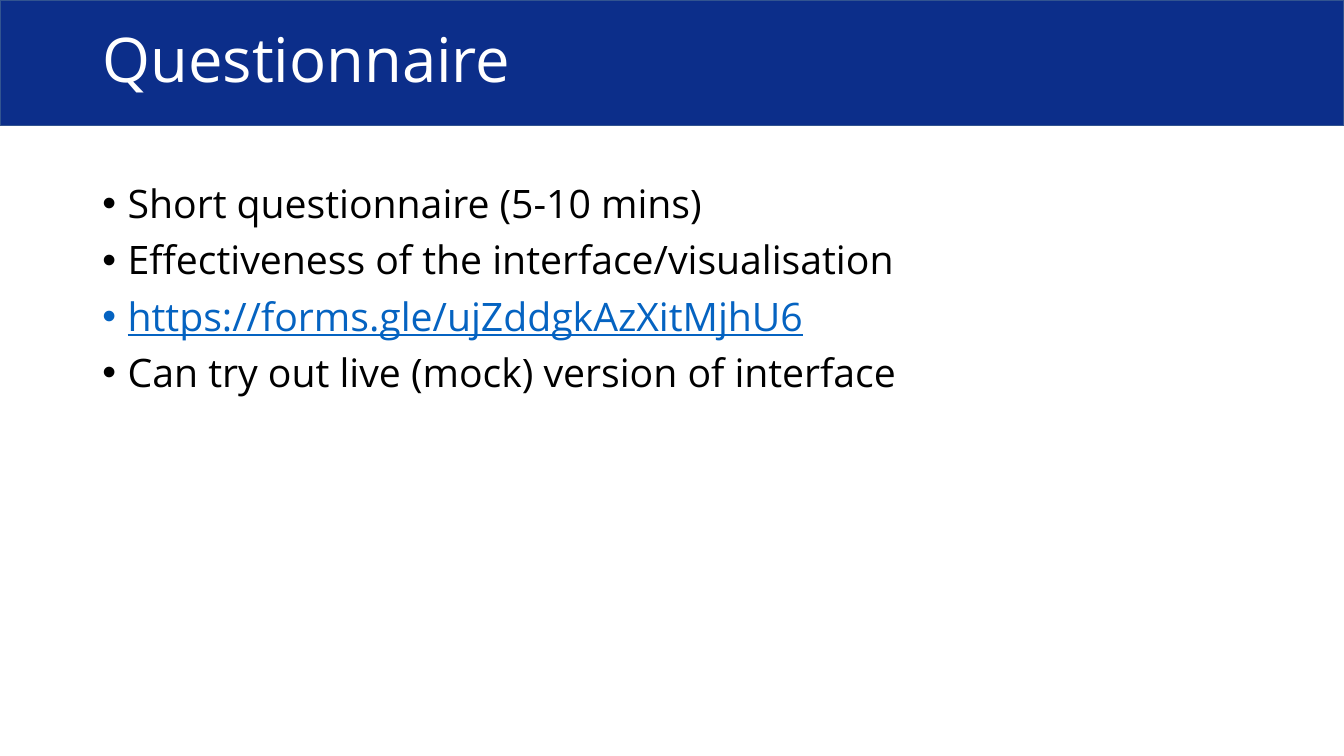
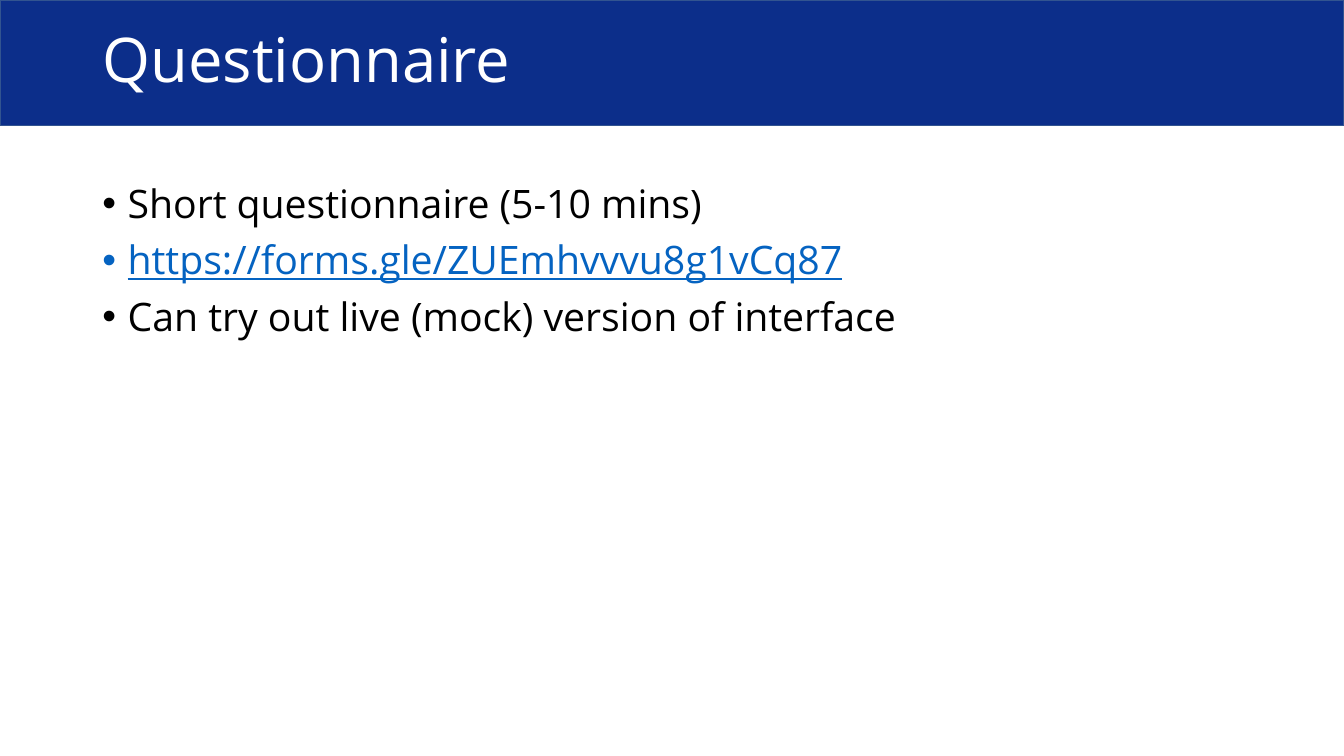
Before and after one commit to Adamanatite/nlp-global-news-monitor, a slide deck: slide 5 of research/Usability Testing Presentation.pptx (slide 2 before the commit). Drawn at 1344x756 pixels with LibreOffice and Linux fonts; fonts in the diff are those of the drawing. Boxes give left, top, right and bottom in pixels: in the first picture for what was removed or moved away, otherwise in the second. Text is boxed around its words. In the diff, an @@ line names an element or a change of style, - is before the commit and + after.

Commit message:
Updated presentation and completed questionnaire

```diff
--- a/research/Usability Testing Presentation.pptx
+++ b/research/Usability Testing Presentation.pptx
@@ text at (128, 244, 843, 284): text changed; text colour #000000 to #0563C1 @@
-• Effectiveness of the interface/visualisation
-• https://forms.gle/ujZddgkAzXitMjhU6
+• https://forms.gle/ZUEmhvvvu8g1vCq87
```
Also in this commit, not shown: 1 other slide changed, 8 slides added, 1 slide removed, 1 other file.
